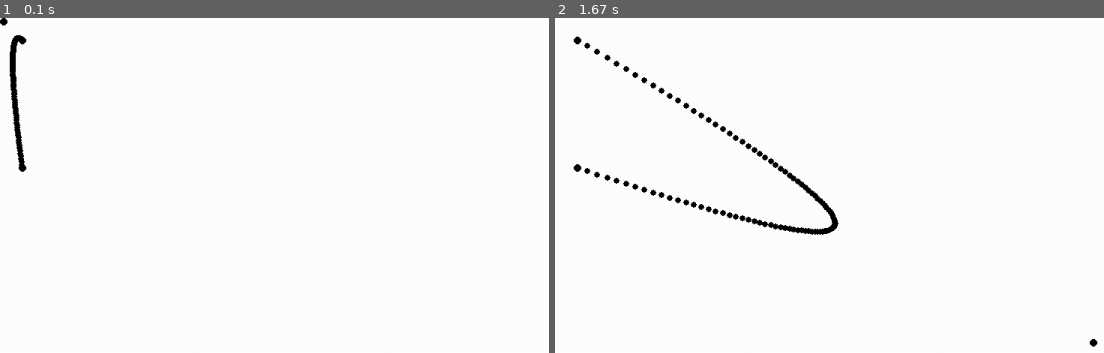
Above: before the commit, frames 1-2 (left to right).
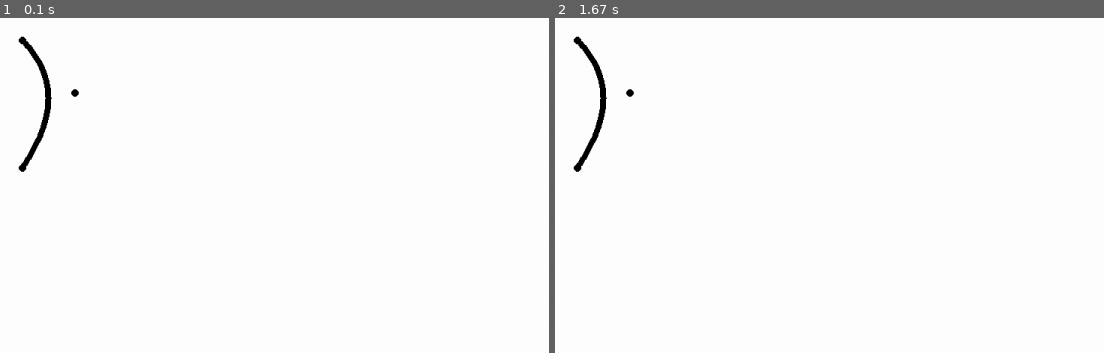
Above: after the commit, the same moments.

Repository: AuslinD/BezierCurves
Game: pygame game, started from RunPyGame.py
Same seed, same stepped clock (60 frames per second), same inputs: the game is played once before the commit and once after it.
Inputs (mouse positions are in pixels of both pictures, inside the frame that each line leads up to):
- Up to frame 1 (0.1 s): no input
- Up to frame 2 (1.67 s): press the mouse at (791, 245) at 0.37 s; move the mouse to (939, 292) at 0.47 s; release the mouse at (1093, 342) at 0.6 s

The runs differ from the first frame. In frame 1, 1.0% of the frame differs, in the area x 0-15%, y 0-45%; in frame 2, 1.9%, in the area x 3-99%, y 6-99%.

Commit message:
not working add points command

Diff:
--- a/RunPyGame.py
+++ b/RunPyGame.py
@@ -7,45 +7,66 @@
 pygame.init()
 screen = pygame.display.set_mode((1200, 600))
 
-
-
+global point_count, points
+point_count = 0
+points = []
 
 def main():
     point_count = 3
     points = [(30, 30), (100, 100), (30, 200)]
+    point_selected = -1
     run = True
     while run:
+
+
         for event in pygame.event.get():
             if event.type == QUIT:
                 run = False
 
             elif event.type == pygame.MOUSEBUTTONDOWN:
-                print("down")
+                for i in range(len(points)):
+                    if within(pygame.mouse.get_pos(), points[i]) and point_selected == -1:
+                        point_selected = i
+                        print("selecting " + str(point_selected))
+                    if point_selected >= 0:
+                        points[point_selected] = pygame.mouse.get_pos()
+            elif event.type == pygame.MOUSEBUTTONUP:
+                point_selected = -1;
+            elif event.type == pygame.MOUSEMOTION:
+                if point_selected >= 0:
+                    points[point_selected] = pygame.mouse.get_pos()
 
 
 
+
+        #if point_count != len(points):
+            #update_points()
+
+
+        #p0 = 30,30
+
+        #points[1] = pygame.mouse.get_pos()
+        #p2 = 30,190
+
+        screen.fill((255, 255, 255))
+        #pygame.draw.circle(screen, (0), )
         if point_count != len(points):
             update_points()
 
 
-        #p0 = 30,30
-
-        points[1] = pygame.mouse.get_pos()
-        #p2 = 30,190
-
-        screen.fill((255, 255, 255))
-        #pygame.draw.circle(screen, (0), )
         for p in points:
             pygame.draw.circle(screen, (0), p, 5)
         for t in np.arange(0, 1, 0.01):
             px = 0
             py = 0
+
             for i in range(point_count):
-                t_coeff = i
-                binomial_coeff = math.comb(point_count - 1, i)
-                px += binomial_coeff * points[i][0]*((1-t)**(point_count - 1 - t_coeff))*(t**t_coeff)
-                py += binomial_coeff * points[i][1]*((1-t)**(point_count - 1 - t_coeff))*(t**t_coeff)
+               t_coeff = i
+               binomial_coeff = math.comb(point_count - 1, i)
+               px += binomial_coeff * points[i][0]*((1-t)**(point_count - 1 - t_coeff))*(t**t_coeff)
+               py += binomial_coeff * points[i][1]*((1-t)**(point_count - 1 - t_coeff))*(t**t_coeff)
             #px = p0[0]*(1-t)**2 + 2*(1-t)*t*p1[0] + p2[0]*t**2
+
             #py = p0[1]*(1-t)**2 + 2*(1-t)*t*p1[1] + p2[1]*t**2
             pygame.draw.circle(screen, (0, 0, 0), (px, py), 4)
 
@@ -53,6 +74,21 @@
     print(run)
 
 
+def update_points():
+    if point_count > len(points):
+        points.append((50, 50))
+    elif point_count < len(points):
+        points.remove(len(points) - 1)
+
+
+def within(mousePos, circlePos):
+    radius = 5
+    distance = (int(mousePos[0]) - int(circlePos[0])) ** 2 + (int(mousePos[1]) - int(circlePos[1])) ** 2
+    distance = math.sqrt(distance)
+    print(distance < radius)
+    return distance < radius
+
+
 if __name__ == '__main__':
     print('test')
     main()
